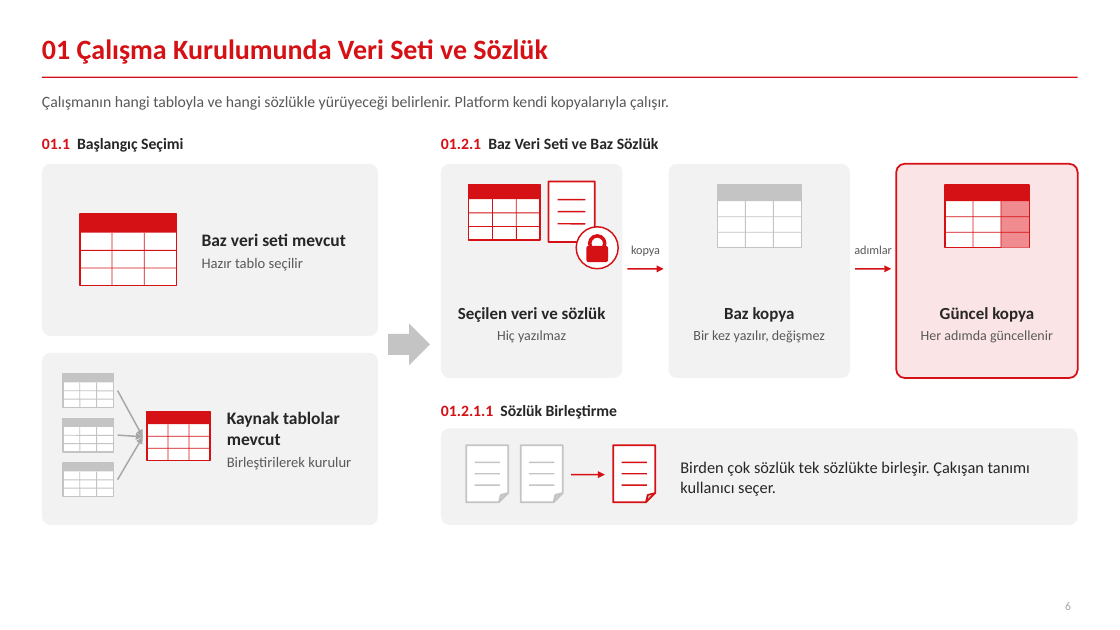
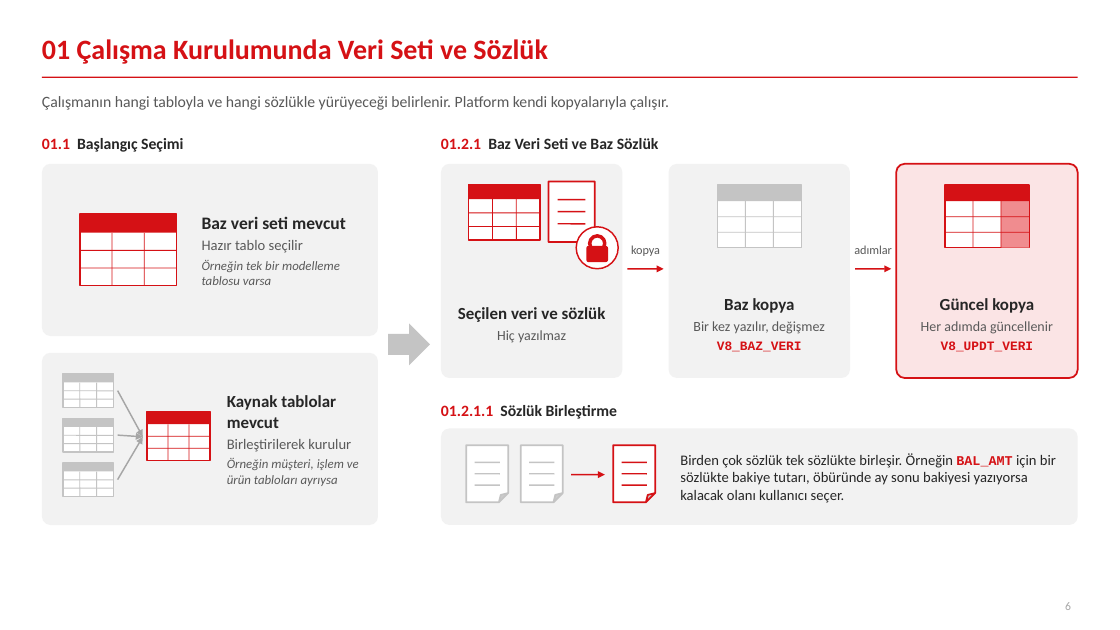
Before and after one commit to canmergen/amp, a slide deck: slide 6 of analitik_modelleme_platformu_GUNCEL/sunum/Platform_Sunum_Sade.pptx. Drawn at 1120x630 pixels with LibreOffice and Linux fonts; fonts in the diff are those of the drawing. Boxes give left, top, right and bottom in pixels: in the first picture for what was removed or moved away, otherwise in the second. Text is boxed around its words. In the diff, an @@ line names an element or a change of style, - is before the commit and + after.

```diff
--- a/analitik_modelleme_platformu_GUNCEL/sunum/Platform_Sunum_Sade.pptx
+++ b/analitik_modelleme_platformu_GUNCEL/sunum/Platform_Sunum_Sade.pptx
@@ text at (202,260,340,285): paragraph added @@
+Örneğin tek bir modelleme tablosu varsa
@@ text at (717,341,802,352): paragraph added @@
+V8_BAZ_VERI
@@ text at (941,341,1034,352): paragraph added @@
+V8_UPDT_VERI
@@ text at (227,395,336,428): size 15 to 14.5 pt in "Kaynak tablolar mevcut" @@
@@ text at (227,458,359,486): paragraph added @@
+Örneğin müşteri, işlem ve ürün tabloları ayrıysa
@@ text at (680,453,1056,503): text changed; size 14 to 12.5 pt @@
-Birden çok sözlük tek sözlükte birleşir. Çakışan tanımı kullanıcı seçer.
+Birden çok sözlük tek sözlükte birleşir. Örneğin BAL_AMT için bir sözlükte bakiye tutarı, öbüründe ay sonu bakiyesi yazıyorsa kalacak olanı kullanıcı seçer.
```
Also in this commit, not shown: 10 other slides changed, 1 other file.
